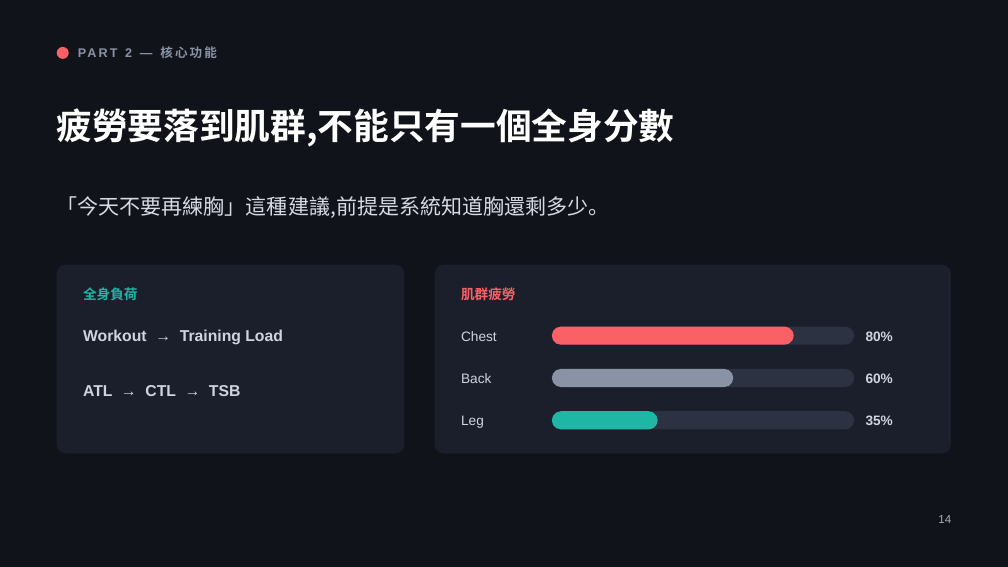
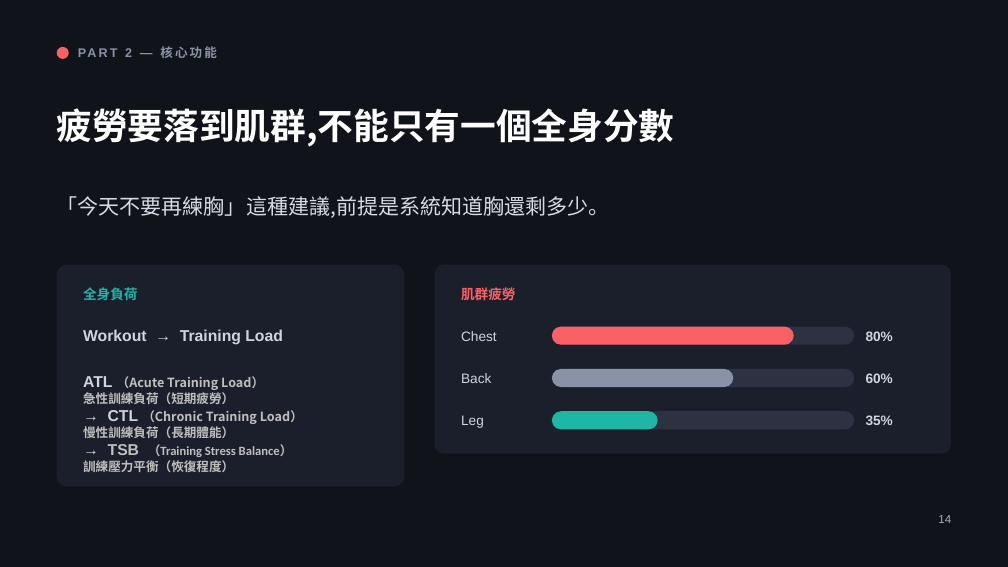
Before and after one commit to henryyeh182/evidra, a slide deck: slide 14 of docs/Fitness-MCP-Product-Vision.pptx. Drawn at 1008x567 pixels with LibreOffice and Linux fonts; fonts in the diff are those of the drawing. Boxes give left, top, right and bottom in pixels: in the first picture for what was removed or moved away, otherwise in the second. Text is boxed around its words. In the diff, an @@ line names an element or a change of style, - is before the commit and + after.

```diff
--- a/docs/Fitness-MCP-Product-Vision.pptx
+++ b/docs/Fitness-MCP-Product-Vision.pptx
@@ rounded rectangle: place and size @@
-rounded rectangle at [57, 265, 405, 454]
+rounded rectangle at [57, 265, 405, 487]
@@ text at [83, 376, 303, 472]: text changed; size 15 to 12 pt; font Arial to Noto Sans CJK TC; text colour #CFD4DF to #BFBFBF @@
-ATL → CTL → TSB
+ATL （Acute Training Load）
+急性訓練負荷（短期疲勞）
+→ CTL （Chronic Training Load）
+慢性訓練負荷（長期體能）
+→ TSB （Training Stress Balance）
+訓練壓力平衡（恢復程度）
```
Also in this commit, not shown: 1 other slide changed.
